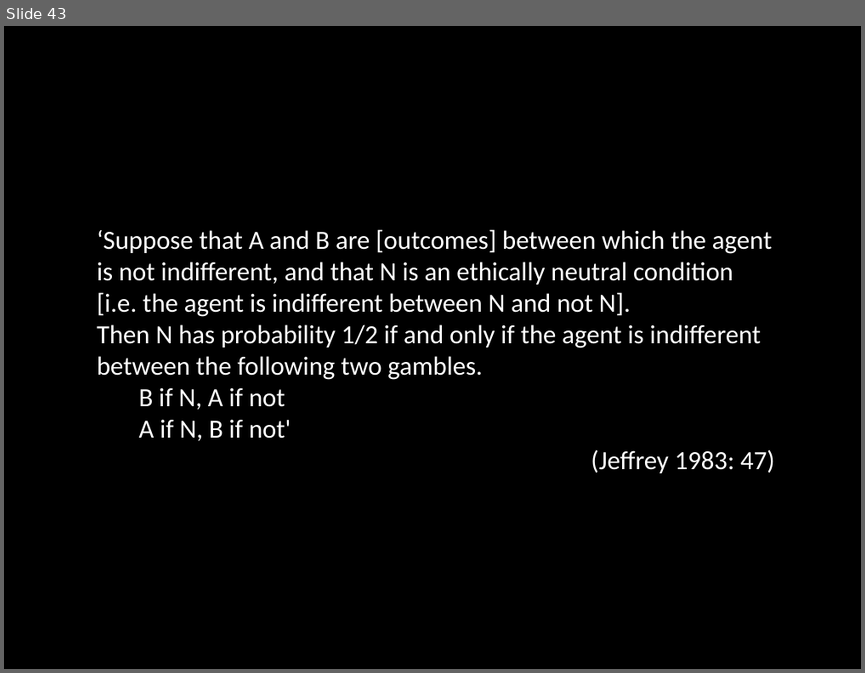
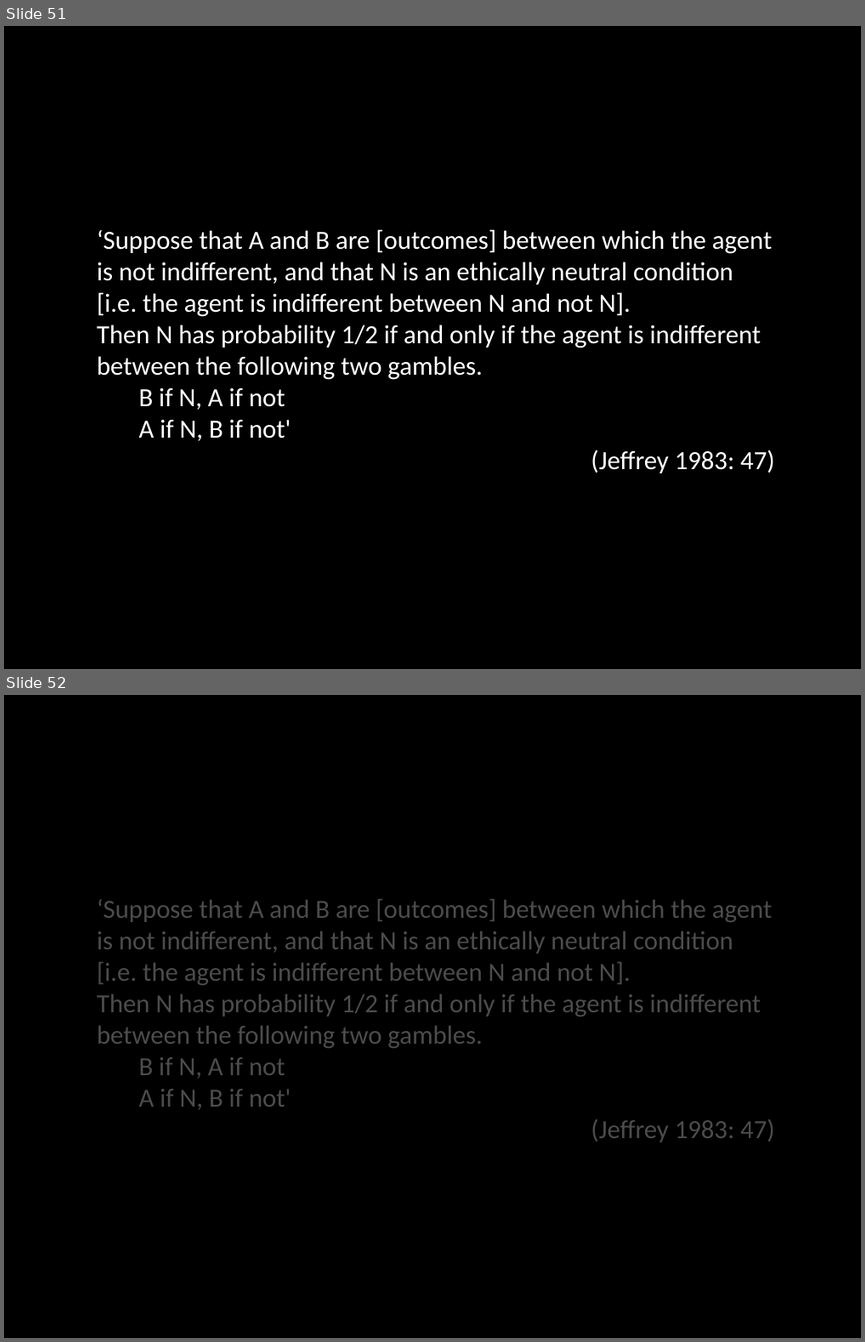
Before and after one commit to butterfill/lecture_mindreading_joint_action_philosophical_tools, a slide deck: lecture 02 what are mental states/lecture02.what are mental states.ppt.pptx. Shown one above the other, each under a label of ours: slide 43 before the commit, slides 51 and 52 after it. The pictures are 865x673 and 865x1342 pixels, drawn with LibreOffice and Linux fonts; fonts in the diff are those of the drawing. Boxes give left, top, right and bottom in pixels: in the first picture for what was removed or moved away, otherwise in the second. Text is boxed around its words. In the diff, an @@ line names an element or a change of style, - is before the commit and + after.

```diff
--- a/lecture 02 what are mental states/lecture02.what are mental states.ppt.pptx
+++ b/lecture 02 what are mental states/lecture02.what are mental states.ppt.pptx
@@ slide 52 added at <box>4,695,861,1338</box>, background #000000 @@
@@ rectangle added at <box>54,834,824,1179</box>, fill #000000 at 70% opacity @@
@@ text added at <box>97,899,774,1142</box>, 22 pt, text #FFFFFF @@
+‘Suppose that A and B are [outcomes] between which the agent is not indifferent, and that N is an ethically neutral condition [i.e. the agent is indifferent between N and not N].
+Then N has probability 1/2 if and only if the agent is indifferent between the following two gambles.
+B if N, A if not
+A if N, B if not'
+(Jeffrey 1983: 47)
@@ what was slide 43 is now slide 51 @@
```
Also in this commit, not shown: 5 slides changed, 16 other slides added, 10 other files.
